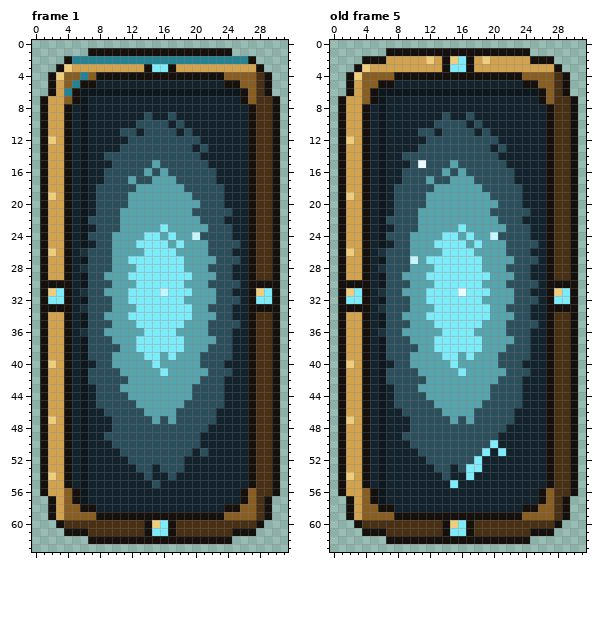
One commit to this pixel-art file: Assets/Graphics/mirror_cyan.aseprite. The picture above was drawn from the file before the commit.
32x64 pixels, 5 frames. Pixels under 10% opacity are left out. Shown: frame 1, old frame 5. The commit also changed other frames, which this record leaves out.
After:
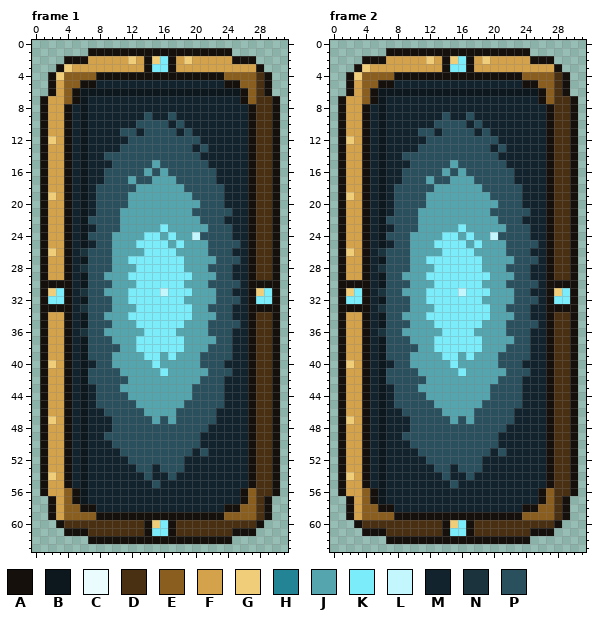
Palette (. is transparent): A #16100c  B #0c171e  C #ebfcfe  D #4a3012  E #8a5e1e  F #d4a24a  G #f0cd78  H #228494  J #55a5af  K #7aecfa  L #c3f6fd  M #13232e  N #1b333c  P #2a4f5d
A new or re-ordered frame is compared with the old frame closest to it.
Diff:
{"change": "frames 5 -> 39"}
{"change": "layer \"Layer 2\" removed"}
{"where": "frame 1"}
{"frame":1,"y":2,"x":5,"old":"HHHHHHHHHHHHHHHHHHHHHH","new":"AAFFFFFGFAGKAFGFFFFFAA"}
{"frame":1,"y":4,"x":6,"old":"H","new":"E"}
{"frame":1,"y":5,"x":5,"old":"H","new":"E"}
{"frame":1,"y":6,"x":4,"old":"H","new":"E"}
{"where": "frame 2 is new; against old frame 5, layer \"Layer 1\""}
{"frame":2,"y":15,"x":11,"old":"C","new":"P"}
{"frame":2,"y":27,"x":10,"old":"L","new":"J"}
{"frame":2,"y":31,"x":16,"old":"C","new":"L"}
{"frame":2,"y":50,"x":20,"old":"K","new":"P"}
{"frame":2,"y":51,"x":19,"old":"K","new":"P"}
{"frame":2,"y":51,"x":21,"old":"K","new":"P"}
{"frame":2,"y":52,"x":18,"old":"K","new":"P"}
{"frame":2,"y":53,"x":17,"old":"KK","new":"PP"}
{"frame":2,"y":54,"x":17,"old":"K","new":"P"}
{"frame":2,"y":55,"x":15,"old":"K","new":"P"}
{"label":"changed","picture_box":[64,56,248,96]}
{"label":"changed","picture_box":[418,160,426,168]}
{"label":"changed","picture_box":[410,256,418,264]}
{"label":"changed","picture_box":[458,288,466,296]}
{"label":"changed","picture_box":[450,440,506,488]}
